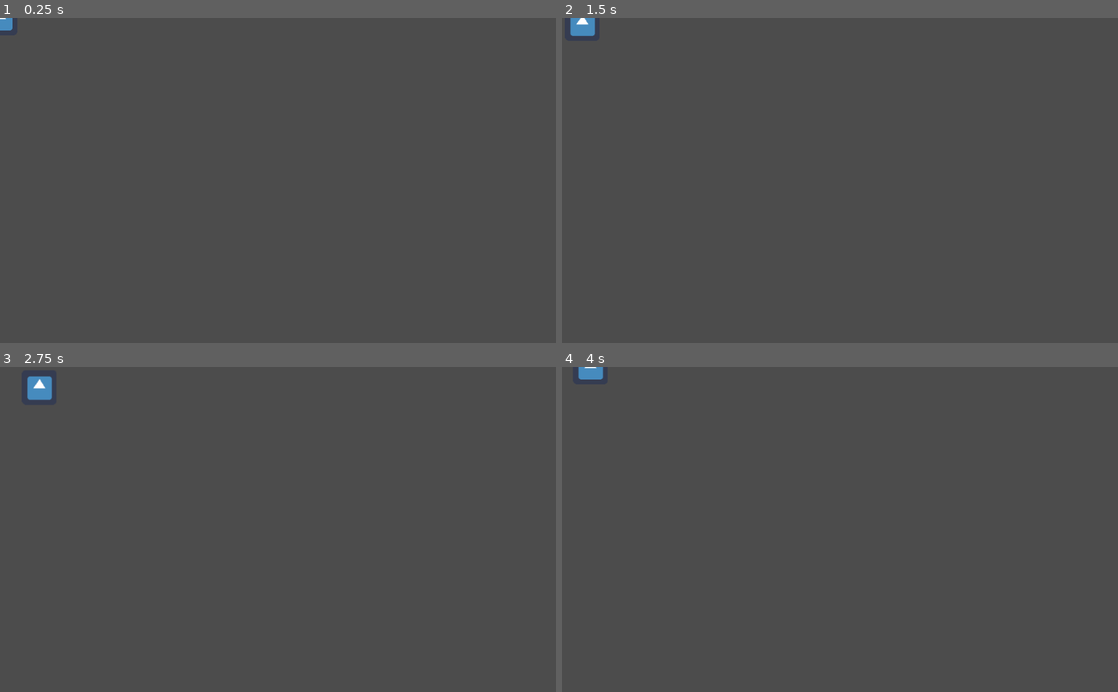
Above: before the commit, frames 1-4 (two rows, left to right).
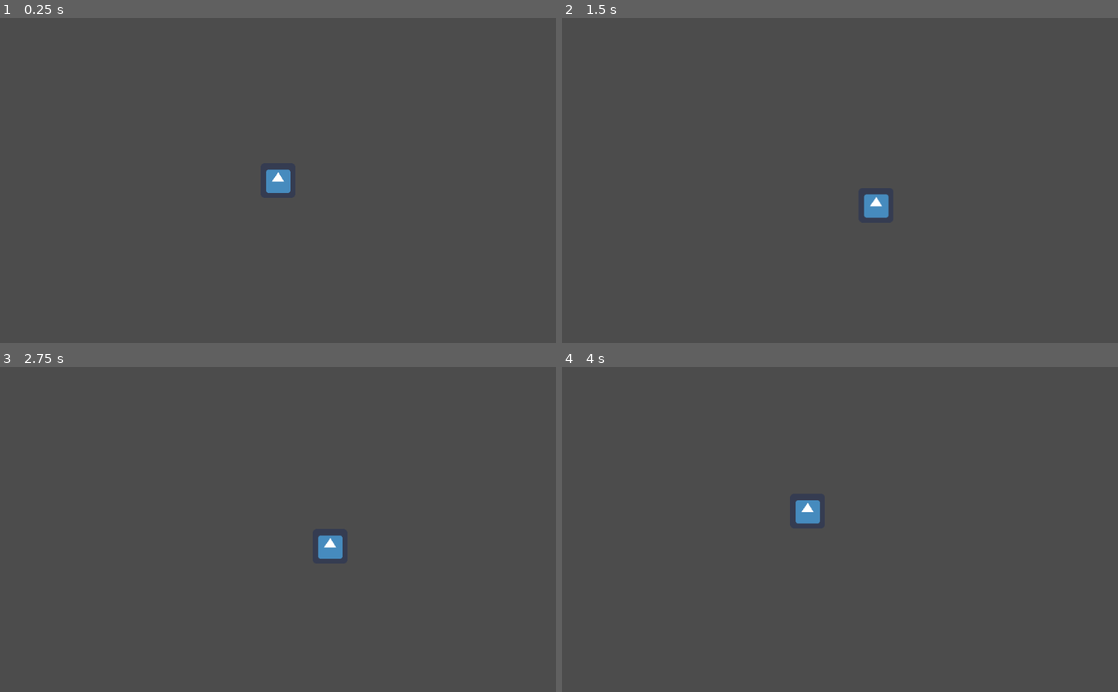
Above: after the commit, the same moments.

Repository: stwupton/anachronism
Game: Godot game, scene res://scn/PlayerCharacter.tscn
Same seed, same stepped clock (60 frames per second), same inputs: the game is played once before the commit and once after it. The engine's default icon, where the game draws it, is replaced by a stand-in: a white triangle on a blue panel in a dark square.
Inputs:
- Up to frame 1 (0.25 s): no input
- Up to frame 2 (1.5 s): tap Enter at 0.5 s; hold Right (ui_right) 0.53-1.28 s; hold Down (ui_down) from 1.28 s (still down)
- Up to frame 3 (2.75 s): release Down (ui_down) at 2.03 s; hold Right (ui_right) from 2.03 s (still down)
- Up to frame 4 (4 s): release Right (ui_right) at 2.78 s; hold Up (ui_up) 2.78-3.53 s; hold Left (ui_left) from 3.53 s (still down)

The runs differ from the first frame. In frame 1, 0.4% of the frame differs, in the area x 0-53%, y 0-54%; in frame 2, 0.6%; in frame 3, 0.7%, in the area x 4-62%, y 2-59%; in frame 4, 0.5%.

Commit message:
Game camera now attached to character. Stretched movement scene assets to simulate isometric nature

Diff:
--- a/KinematicBody2D.gd
+++ b/KinematicBody2D.gd
@@ -17,4 +17,4 @@
 	if Input.is_action_pressed("ui_down"):
 		movementVariable.y+=1
 	movementVariable.normalized()
-	move_and_slide(movementVariable*50)
+	move_and_slide(movementVariable*250)
--- /dev/null
+++ b/scn/BoxCollisionTest.tscn
@@ -0,0 +1,35 @@
+[gd_scene load_steps=3 format=2]
+
+[ext_resource path="res://icon.png" type="Texture" id=1]
+
+[sub_resource type="RectangleShape2D" id=1]
+
+custom_solver_bias = 0.0
+extents = Vector2( 10.0529, 4.0073 )
+
+[node name="Node2D" type="Node2D"]
+
+[node name="Sprite" type="Sprite" parent="." index="0"]
+
+position = Vector2( 2.50433e-06, -28.6462 )
+rotation = 3.14159
+scale = Vector2( 1, 1.89519 )
+texture = ExtResource( 1 )
+_sections_unfolded = [ "Transform" ]
+
+[node name="StaticBody2D" type="StaticBody2D" parent="." index="1"]
+
+input_pickable = false
+collision_layer = 1
+collision_mask = 1
+constant_linear_velocity = Vector2( 0, 0 )
+constant_angular_velocity = 0.0
+friction = 1.0
+bounce = 0.0
+_sections_unfolded = [ "Collision", "Pickable" ]
+
+[node name="CollisionShape2D" type="CollisionShape2D" parent="StaticBody2D" index="0"]
+
+position = Vector2( 0.0495372, 18.8711 )
+scale = Vector2( 3.16255, 3.21067 )
+shape = SubResource( 1 )
--- /dev/null
+++ b/scn/MovementTestScene.tscn
@@ -0,0 +1,22 @@
+[gd_scene load_steps=3 format=2]
+
+[ext_resource path="res://scn/PlayerCharacter.tscn" type="PackedScene" id=1]
+[ext_resource path="res://scn/BoxCollisionTest.tscn" type="PackedScene" id=2]
+
+[node name="Node2D" type="Node2D" index="0"]
+
+[node name="KinematicBody2D" parent="." index="0" instance=ExtResource( 1 )]
+
+position = Vector2( 515.644, 319.725 )
+
+[node name="Node2D" parent="." index="1" instance=ExtResource( 2 )]
+
+position = Vector2( 265.997, 226.935 )
+
+[node name="Node2D2" parent="." index="2" instance=ExtResource( 2 )]
+
+position = Vector2( 704.3, 187.647 )
+
+[node name="Node2D3" parent="." index="3" instance=ExtResource( 2 )]
+
+position = Vector2( 377.722, 380.402 )
--- a/scn/PlayerCharacter.tscn
+++ b/scn/PlayerCharacter.tscn
@@ -1,16 +1,55 @@
-[gd_scene load_steps=3 format=2]
+[gd_scene load_steps=4 format=2]
 
 [ext_resource path="res://KinematicBody2D.gd" type="Script" id=1]
 [ext_resource path="res://icon.png" type="Texture" id=2]
 
-[node name="KinematicBody2D" type="KinematicBody2D" index="0"]
+[sub_resource type="RectangleShape2D" id=1]
+
+custom_solver_bias = 0.0
+extents = Vector2( 10, 10 )
+
+[node name="KinematicBody2D" type="KinematicBody2D"]
 
 input_pickable = false
 collision_layer = 1
 collision_mask = 1
 collision/safe_margin = 0.08
 script = ExtResource( 1 )
+_sections_unfolded = [ "Transform" ]
 
 [node name="Sprite" type="Sprite" parent="." index="0"]
 
 texture = ExtResource( 2 )
+_sections_unfolded = [ "Transform" ]
+
+[node name="CollisionShape2D" type="CollisionShape2D" parent="." index="1"]
+
+position = Vector2( -0.284138, -0.260555 )
+scale = Vector2( 3.21012, 3.21012 )
+shape = SubResource( 1 )
+
+[node name="Camera2D" type="Camera2D" parent="." index="2"]
+
+anchor_mode = 1
+rotating = false
+current = true
+zoom = Vector2( 1, 1 )
+limit_left = -10000000
+limit_top = -10000000
+limit_right = 10000000
+limit_bottom = 10000000
+limit_smoothed = false
+drag_margin_h_enabled = true
+drag_margin_v_enabled = true
+smoothing_enabled = true
+smoothing_speed = 5.0
+offset_v = 0.0
+offset_h = 0.0
+drag_margin_left = 0.1
+drag_margin_top = 0.1
+drag_margin_right = 0.1
+drag_margin_bottom = 0.1
+editor_draw_screen = true
+editor_draw_limits = false
+editor_draw_drag_margin = false
+_sections_unfolded = [ "Drag Margin", "Limit", "Smoothing" ]
